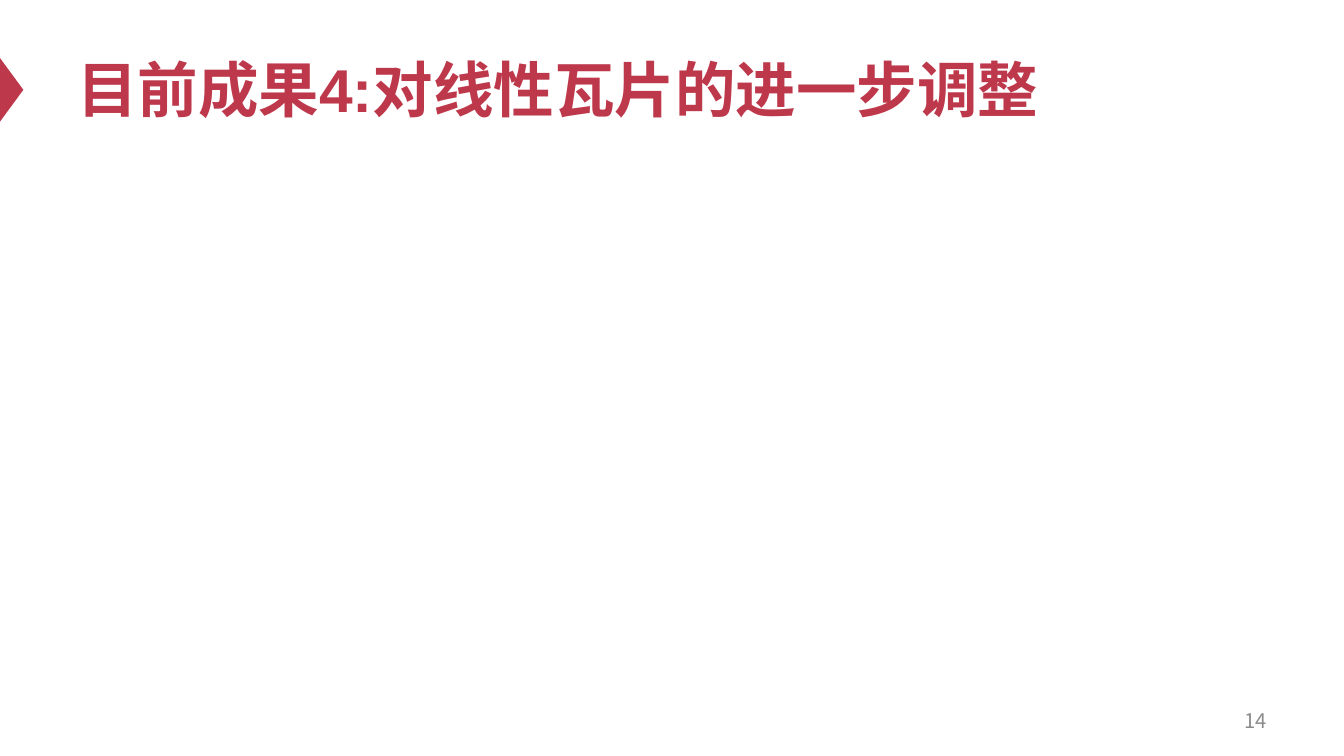
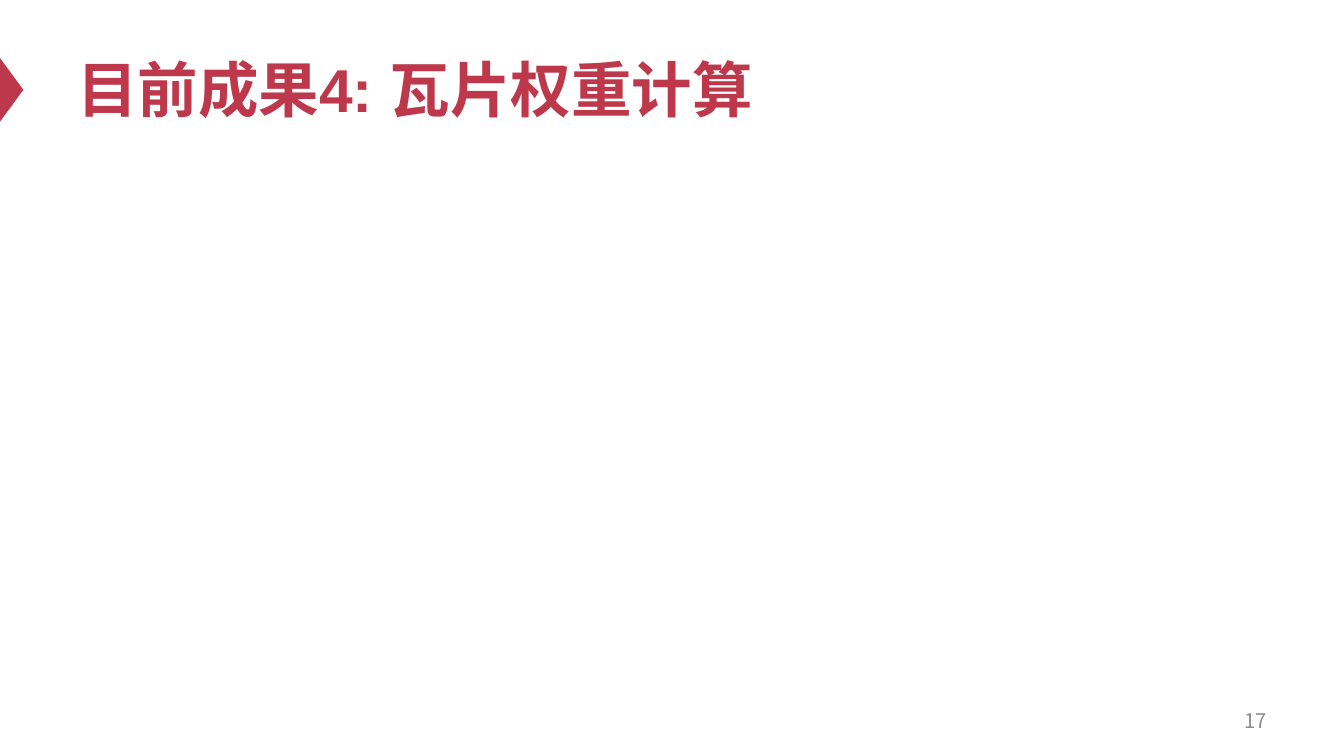
Before and after one commit to Ash1sc/R1CS-normal-form-generator, a slide deck: slide 17 of meeting_docs/中期答辩/中期答辩PPT.pptx (slide 14 before the commit). Drawn at 1344x756 pixels with LibreOffice and Linux fonts; fonts in the diff are those of the drawing; grey boxes stand for pictures. Boxes give left, top, right and bottom in pixels: in the first picture for what was removed or moved away, otherwise in the second. Text is boxed around its words. In the diff, an @@ line names an element or a change of style, - is before the commit and + after.

```diff
--- a/meeting_docs/中期答辩/中期答辩PPT.pptx
+++ b/meeting_docs/中期答辩/中期答辩PPT.pptx
@@ title at (x1=77, y1=60, x2=753, y2=118): text changed @@
-目前成果4:对线性瓦片的进一步调整
+目前成果4: 瓦片权重计算
@@ page number at (x1=1244, y1=713, x2=1266, y2=728): text changed @@
-14
+17
```
Also in this commit, not shown: 3 other slides changed, 4 slides added, 3 slides removed.
